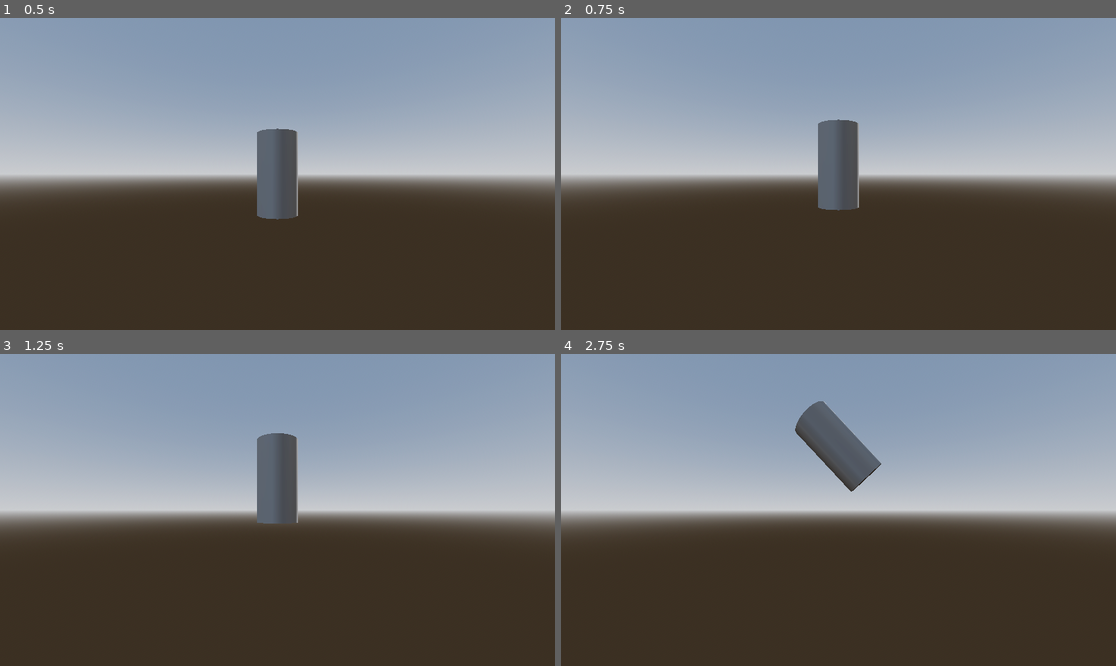
Above: before the commit, frames 1-4 (two rows, left to right).
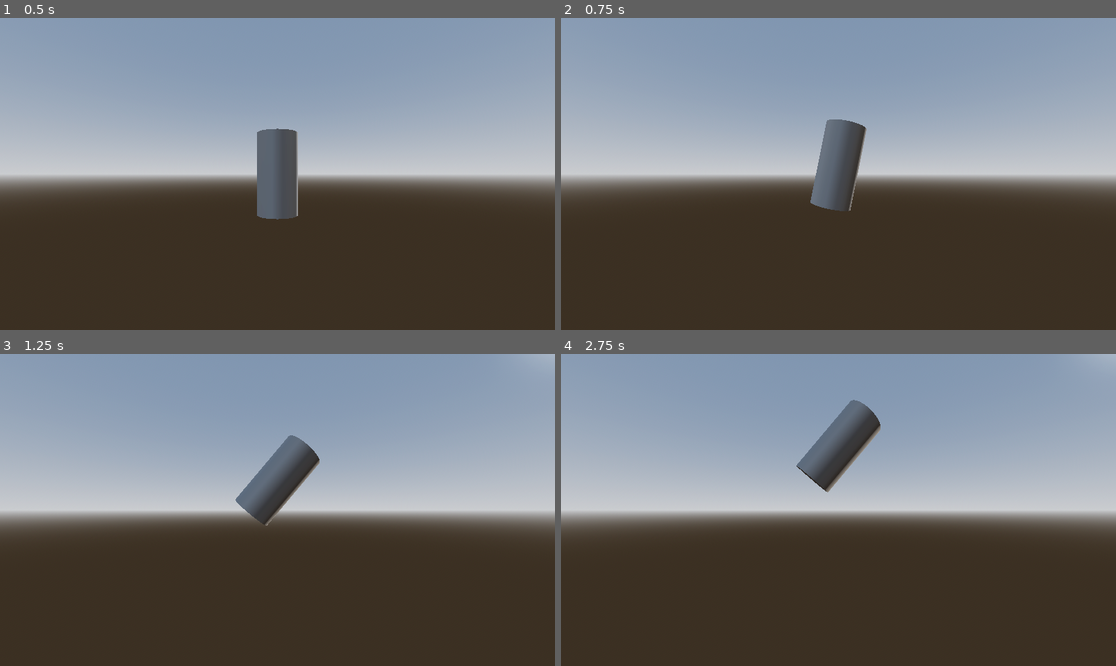
Above: after the commit, the same moments.

Repository: cpurdy-cs/ProjectBoost
Game: Godot game, scene res://Player/player.tscn
Two runs of this game, one before a commit and one after it. Both use one fixed random seed, a clock stepped at 60 frames per second and the inputs below.
Inputs:
- Up to frame 1 (0.5 s): no input
- Up to frame 2 (0.75 s): tap Enter at 0.5 s; hold D (rotate_right) from 0.53 s (still down); hold Space (boost) from 0.53 s (still down)
- Up to frame 3 (1.25 s): keep holding D (rotate_right); keep holding Space (boost)
- Up to frame 4 (2.75 s): release D (rotate_right) at 1.28 s; release Space (boost) at 1.28 s; hold A (rotate_left) 1.28-2.03 s; tap Space (boost) at 1.35 s; hold D (rotate_right) from 2.03 s (still down); hold Space (boost) from 2.03 s (still down)

Frame 1 is identical in both runs. In frame 2, 0.6% of the frame differs, in the area x 44-56%, y 32-62%; in frame 3, 2.1%; in frame 4, 2.9%, in the area x 42-100%, y 0-45%.

Commit message:
basic player movement

Diff:
--- a/Player/player.gd
+++ b/Player/player.gd
@@ -14,4 +14,7 @@
 	if Input.is_action_pressed("rotate_left"):
 		rotate_z(delta)
 
+	if Input.is_action_pressed("rotate_right"):
+		rotate_z(-delta)
+
 	# rotate right
--- a/project.godot
+++ b/project.godot
@@ -10,7 +10,7 @@
 
 [application]
 
-config/name="New Game Project"
+config/name="Project Boost"
 run/main_scene="uid://cxnhmgd6nak3d"
 config/features=PackedStringArray("4.5", "Forward Plus")
 config/icon="res://icon.svg"
